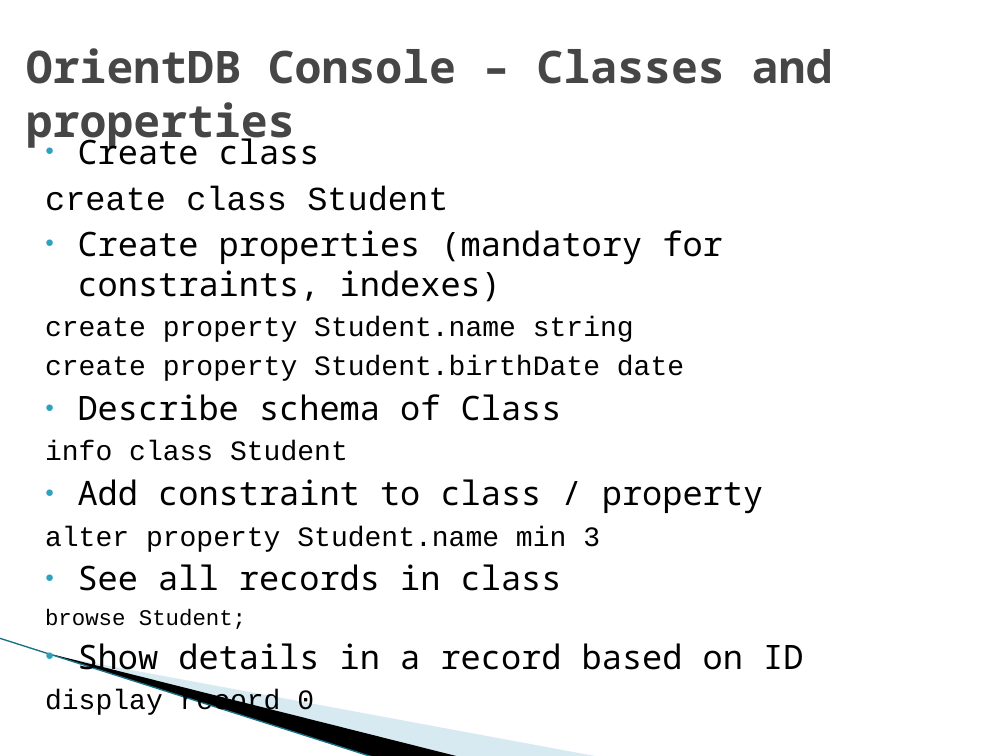
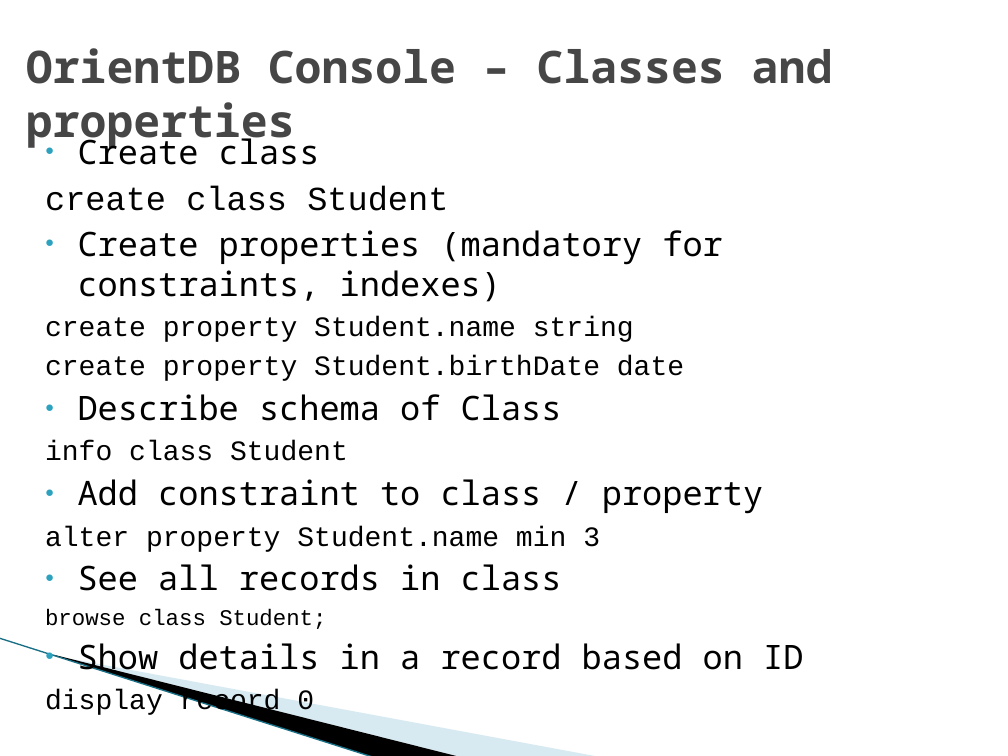
Before and after one commit to arunramkrish/bt_graphdb, a slide deck: slide 44 of presentations/2_OrientDB.pptx. Drawn at 1008x756 pixels with LibreOffice and Linux fonts; fonts in the diff are those of the drawing; background and template pictures are left out. Boxes give left, top, right and bottom in pixels: in the first picture for what was removed or moved away, otherwise in the second. Text is boxed around its words. In the diff, an @@ line names an element or a change of style, - is before the commit and + after.

Commit message:
updated slides on orientdb

```diff
--- a/presentations/2_OrientDB.pptx
+++ b/presentations/2_OrientDB.pptx
@@ text at (45,609,326,629): text changed @@
-browse Student;
+browse class Student;
```
Also in this commit, not shown: 1 other slide changed.
